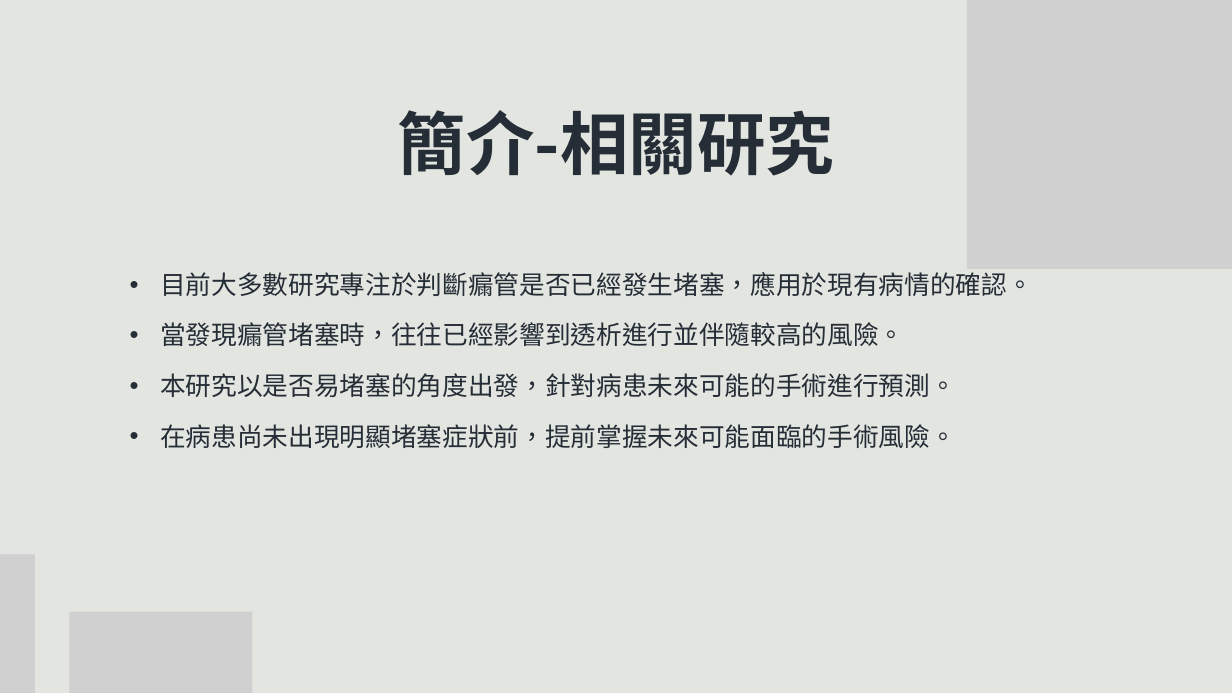
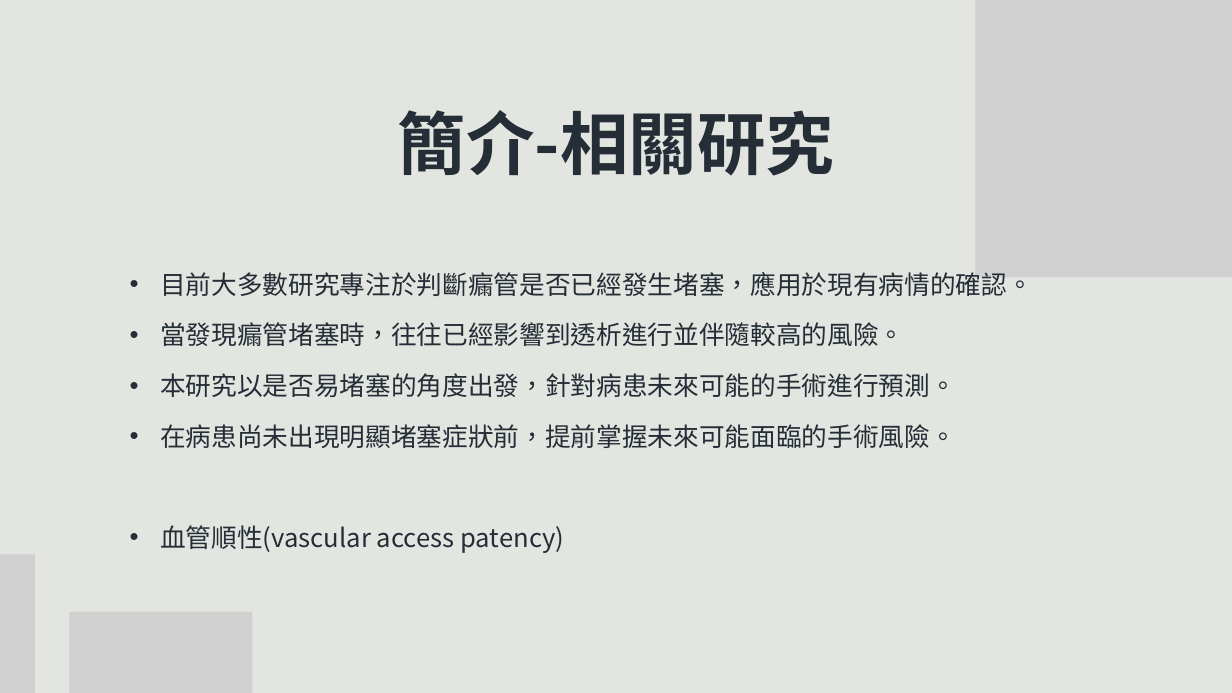
Before and after one commit to m11217045/PPG, a slide deck: slide 6 of 碩論/20250602論文ppt_卓宏旭.pptx. Drawn at 1232x693 pixels with LibreOffice and Linux fonts; fonts in the diff are those of the drawing; grey boxes stand for pictures. Boxes give left, top, right and bottom in pixels: in the first picture for what was removed or moved away, otherwise in the second. Text is boxed around its words. In the diff, an @@ line names an element or a change of style, - is before the commit and + after.

```diff
--- a/碩論/20250602論文ppt_卓宏旭.pptx
+++ b/碩論/20250602論文ppt_卓宏旭.pptx
@@ picture: place and size @@
-picture at <box>967,0,1232,269</box>
+picture at <box>975,0,1232,277</box>
@@ text at <box>160,525,564,553</box>: paragraph added @@
+• 血管順性(vascular access patency)
```
Also in this commit, not shown: 50 other slides changed.
